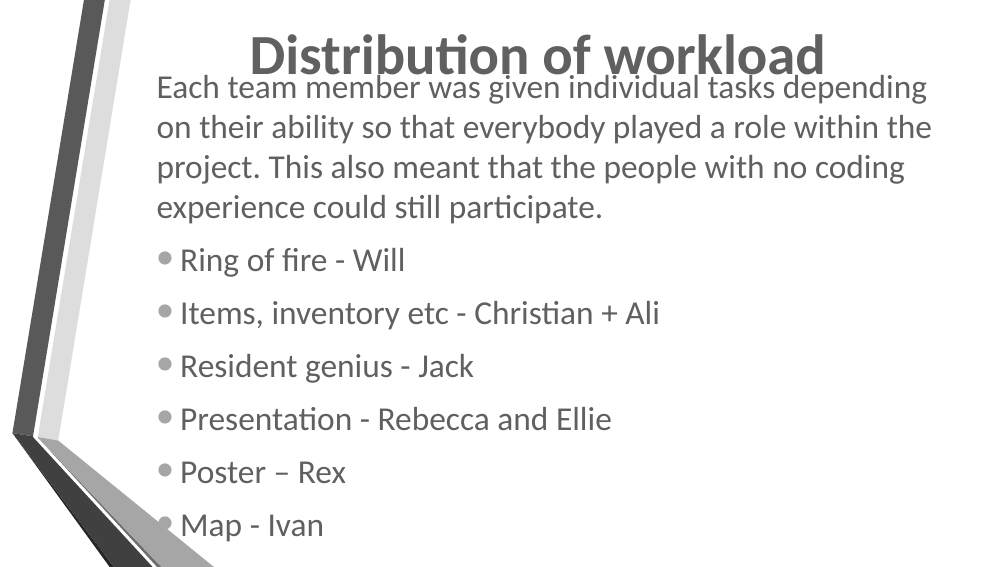
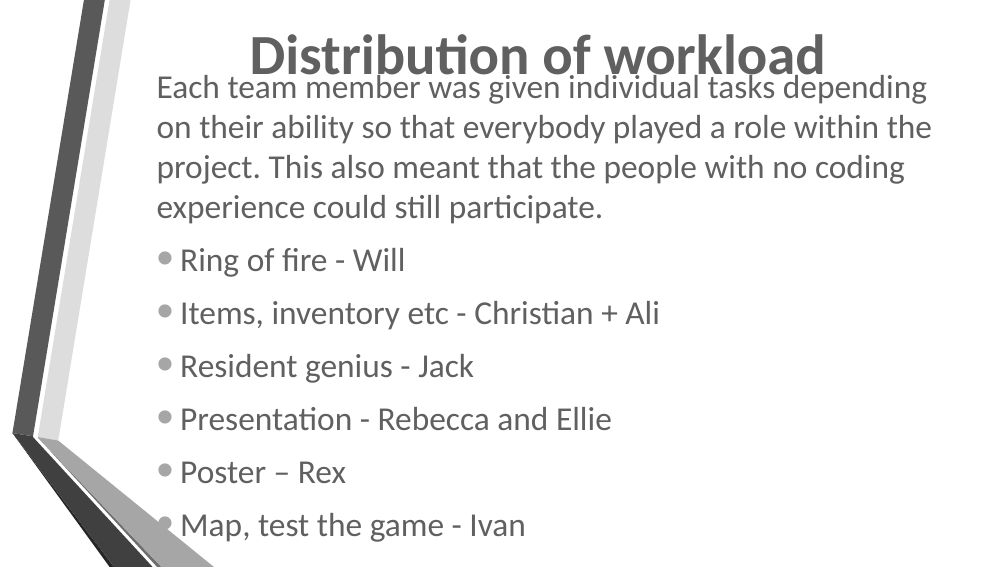
Before and after one commit to jackbo11/cm1101_team13_game, a slide deck: slide 10 of A night out at the SU.pptx. Drawn at 1008x567 pixels with LibreOffice and Linux fonts; fonts in the diff are those of the drawing; background and template pictures are left out. Boxes give left, top, right and bottom in pixels: in the first picture for what was removed or moved away, otherwise in the second. Text is boxed around its words. In the diff, an @@ line names an element or a change of style, - is before the commit and + after.

Commit message:
add my work

```diff
--- a/A night out at the SU.pptx
+++ b/A night out at the SU.pptx
@@ text at (180, 513, 526, 545): text changed @@
-• Map - Ivan
+• Map, test the game - Ivan
```
